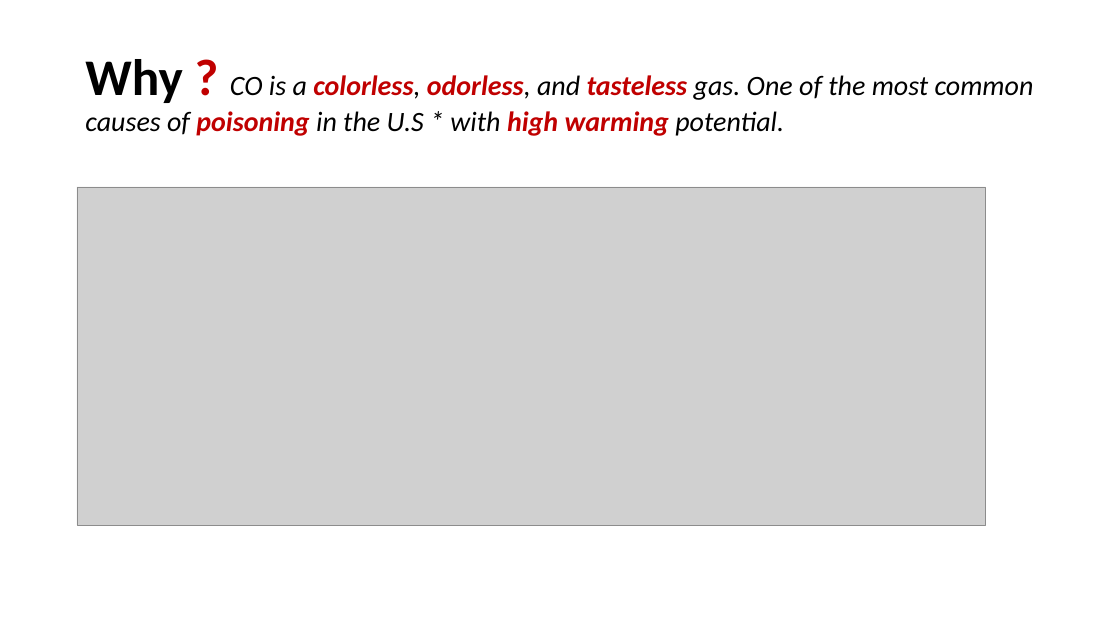
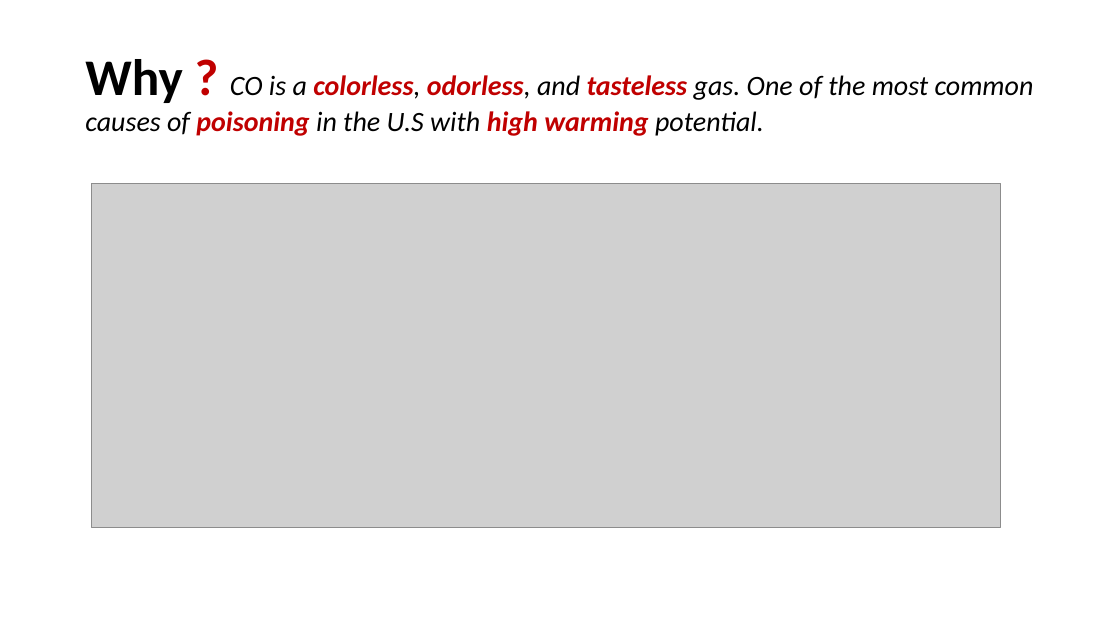
Before and after one commit to AlexisDrch/Data-Visualization, a slide deck: slide 2 of project/presentation/presentationv.1.pptx. Drawn at 1120x630 pixels with LibreOffice and Linux fonts; fonts in the diff are those of the drawing; grey boxes stand for pictures. Boxes give left, top, right and bottom in pixels: in the first picture for what was removed or moved away, otherwise in the second. Text is boxed around its words. In the diff, an @@ line names an element or a change of style, - is before the commit and + after.

```diff
--- a/project/presentation/presentationv.1.pptx
+++ b/project/presentation/presentationv.1.pptx
@@ title at <box>85,59,1034,136</box>: text changed @@
-Why ? CO is a colorless, odorless, and tasteless gas. One of the most common causes of poisoning in the U.S * with high warming potential.
+Why ? CO is a colorless, odorless, and tasteless gas. One of the most common causes of poisoning in the U.S with high warming potential.
@@ picture: place and size @@
-picture at <box>77,187,986,525</box>
+picture at <box>92,183,1002,527</box>
```
Also in this commit, not shown: 3 other slides changed, 2 slides added, 7 other files.
